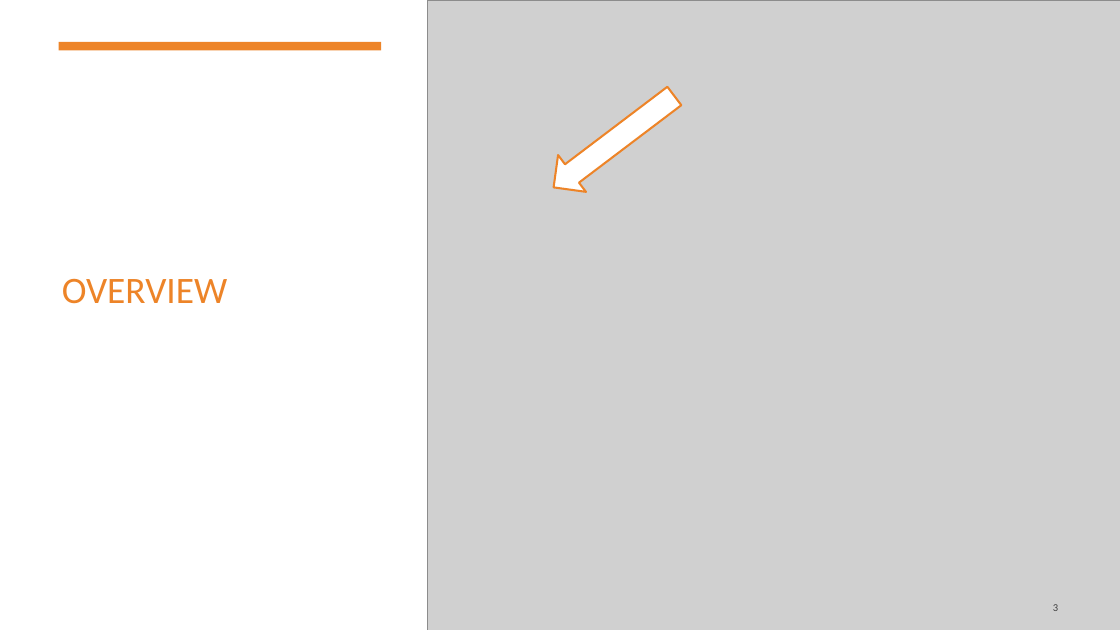
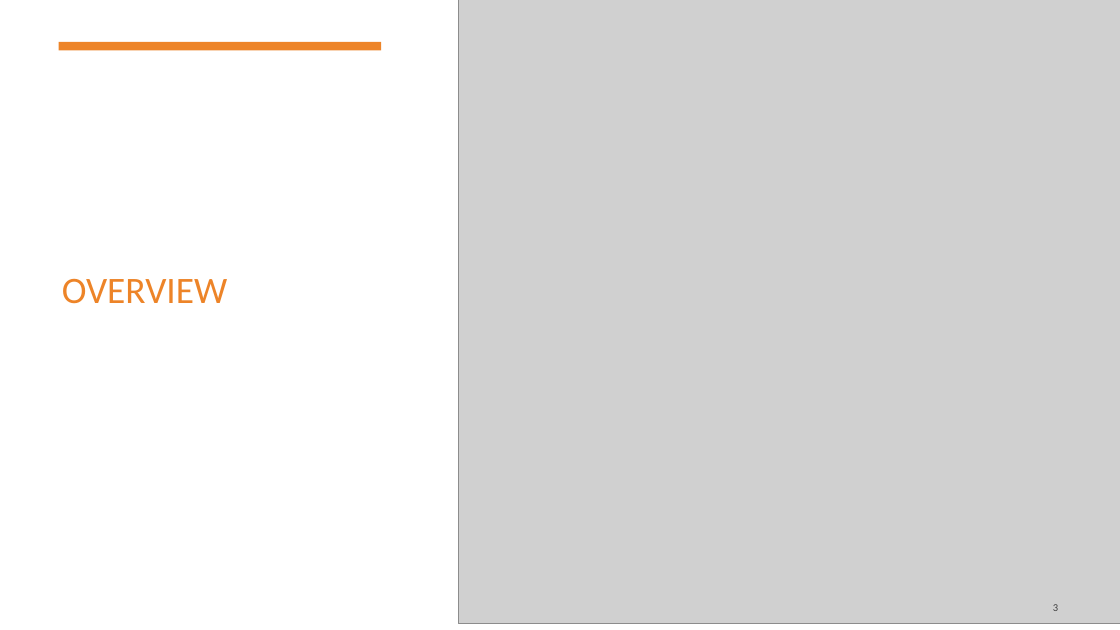
Before and after one commit to FeBD8/DeliverySwabProject, a slide deck: slide 3 of Presentation/Delivery Swab.pptx. Drawn at 1120x630 pixels with LibreOffice and Linux fonts; fonts in the diff are those of the drawing; grey boxes stand for pictures. Boxes give left, top, right and bottom in pixels: in the first picture for what was removed or moved away, otherwise in the second. Text is boxed around its words. In the diff, an @@ line names an element or a change of style, - is before the commit and + after.

```diff
--- a/Presentation/Delivery Swab.pptx
+++ b/Presentation/Delivery Swab.pptx
@@ picture resized from (x1=428, y1=0, x2=1120, y2=630) to (x1=459, y1=0, x2=1120, y2=623) @@
@@ right arrow removed at (x1=540, y1=78, x2=688, y2=206) @@
```
Also in this commit, not shown: 1 other slide changed, 1 other file.
